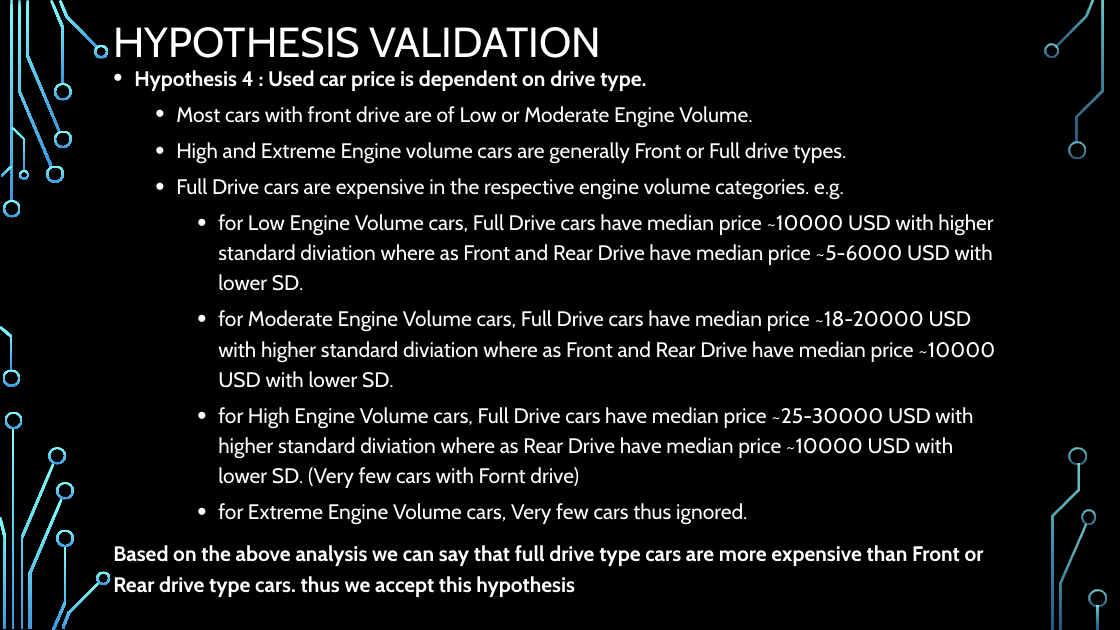
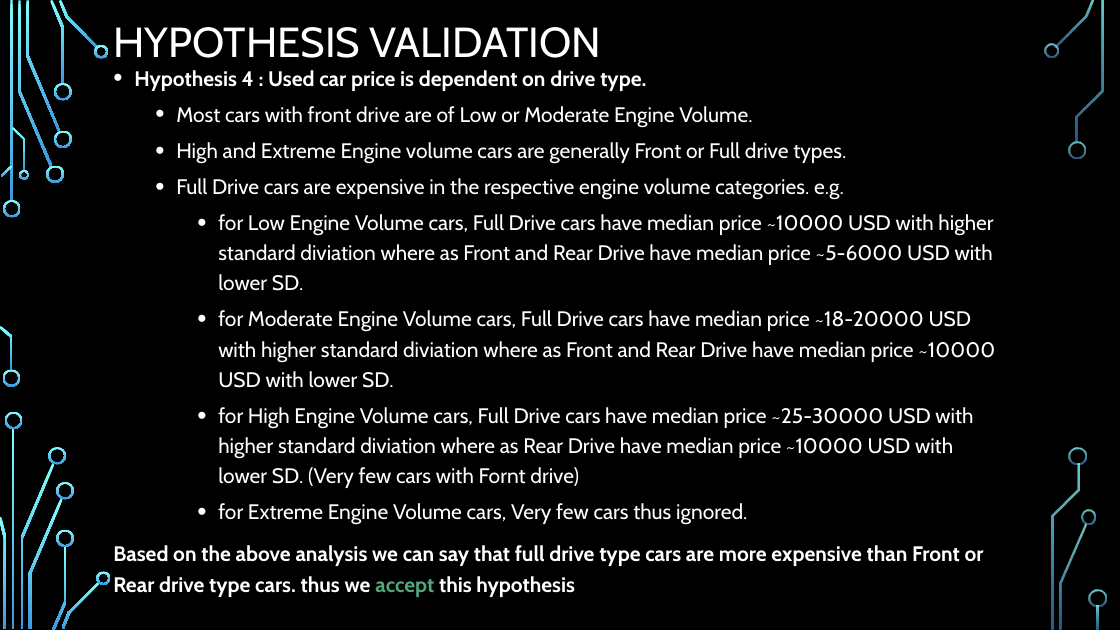
Before and after one commit to dhp6106/insaid-projects, a slide deck: slide 6 of term1/projects/CarSales/Term1-EDAProject-CarSales-DhavalParikh.pptx (slide 4 before the commit). Drawn at 1120x630 pixels with LibreOffice and Linux fonts; fonts in the diff are those of the drawing; background and template pictures are left out. Boxes give left, top, right and bottom in pixels: in the first picture for what was removed or moved away, otherwise in the second. Text is boxed around its words. In the diff, an @@ line names an element or a change of style, - is before the commit and + after.

```diff
--- a/term1/projects/CarSales/Term1-EDAProject-CarSales-DhavalParikh.pptx
+++ b/term1/projects/CarSales/Term1-EDAProject-CarSales-DhavalParikh.pptx
@@ text at (113, 545, 984, 597): text colour #FFFFFF to #54A77D in "accept" @@
```
Also in this commit, not shown: 4 other slides changed.
